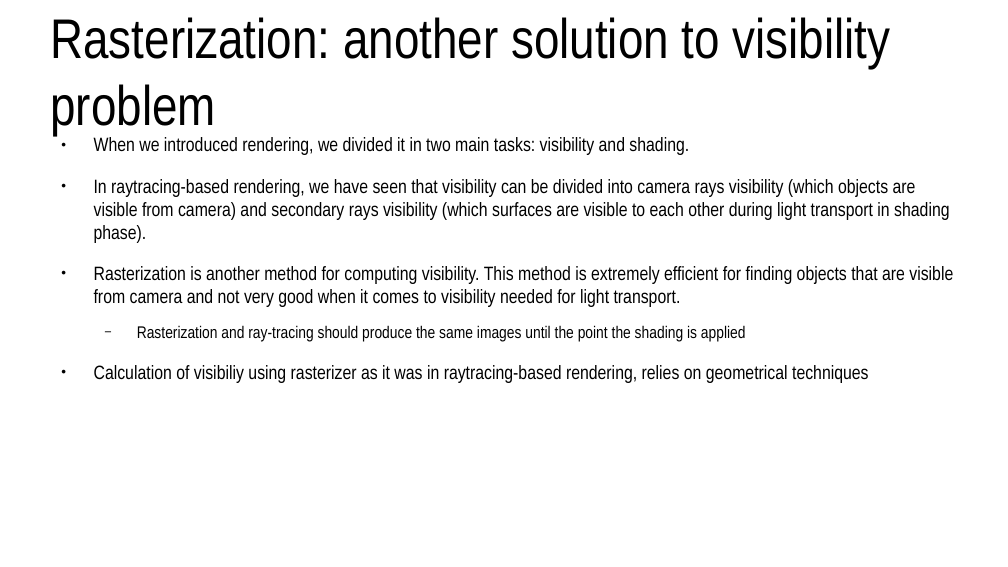
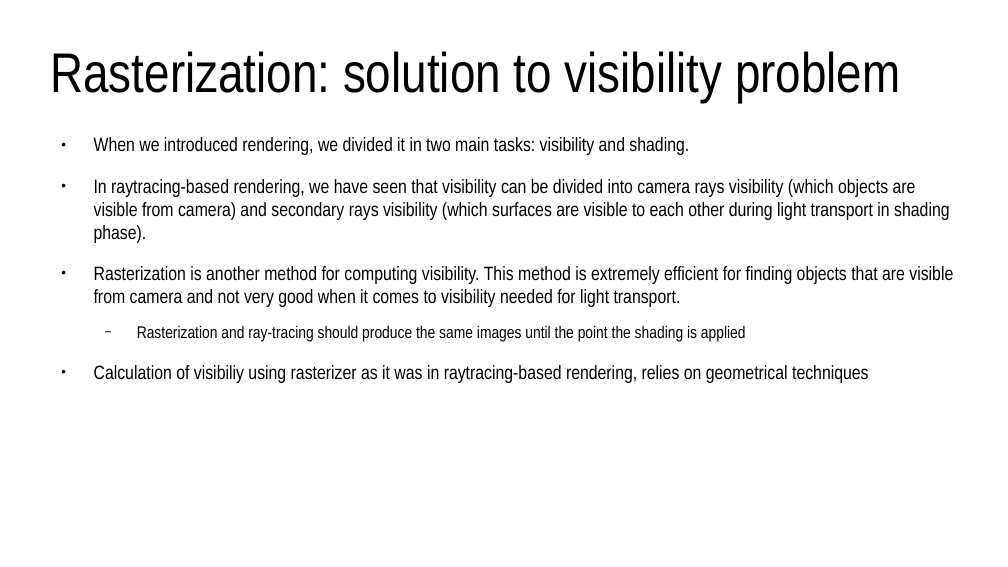
Before and after one commit to lorentzo/IntroductionToComputerGraphics, a slide deck: slide 4 of lectures/4_foundations_rendering/4_3_rasterization.odp. Drawn at 1008x567 pixels with LibreOffice and Linux fonts; fonts in the diff are those of the drawing. Boxes give left, top, right and bottom in pixels: in the first picture for what was removed or moved away, otherwise in the second. Text is boxed around its words. In the diff, an @@ line names an element or a change of style, - is before the commit and + after.

Commit message:
rasterization

```diff
--- a/lectures/4_foundations_rendering/4_3_rasterization.odp
+++ b/lectures/4_foundations_rendering/4_3_rasterization.odp
@@ title at (x1=50, y1=51, x2=900, y2=102): text changed @@
-Rasterization: another solution to visibility problem
+Rasterization: solution to visibility problem
```
Also in this commit, not shown: 12 other slides changed, 10 slides added, 1 slide removed, 1 other file.
